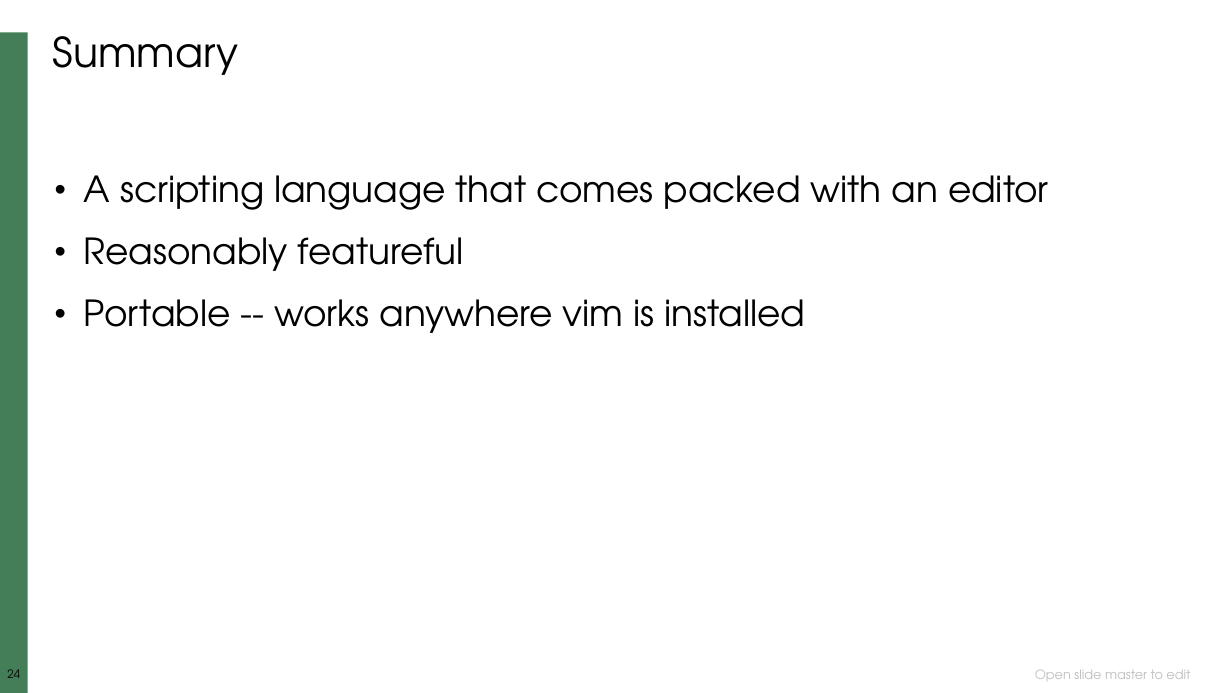
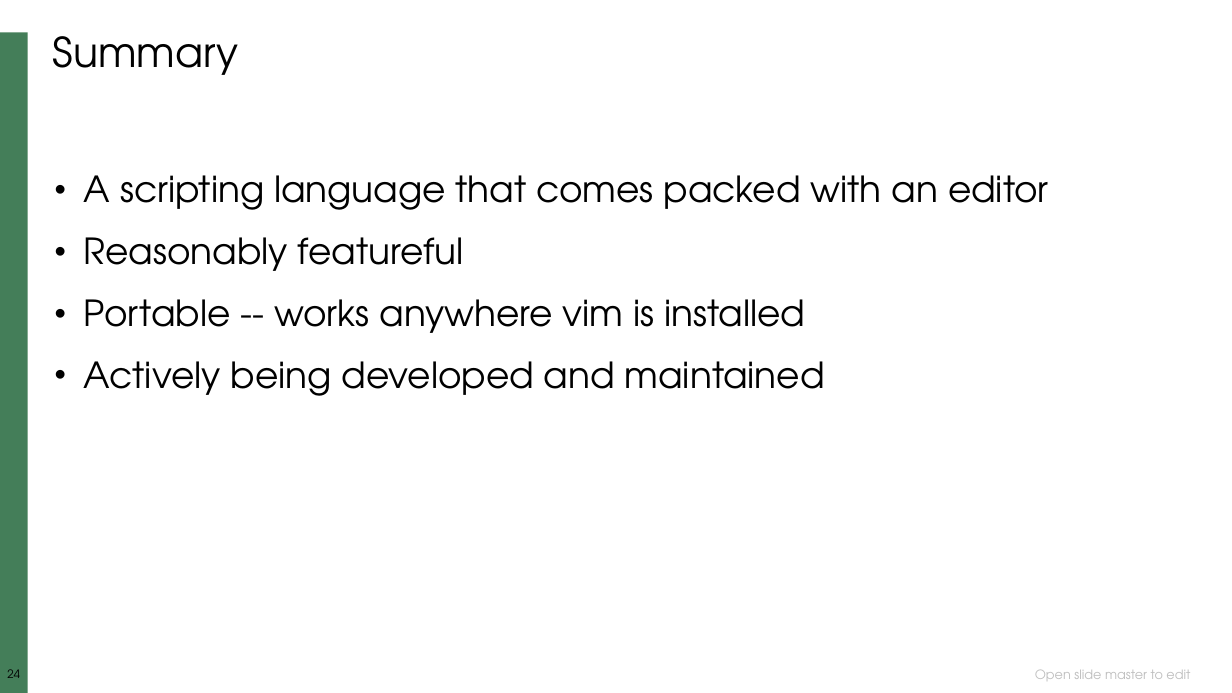
Before and after one commit to ketancmaheshwari/vim, a slide deck: slide 24 of vimscriptpres.pptx. Drawn at 1232x693 pixels with LibreOffice and Linux fonts; fonts in the diff are those of the drawing; background and template pictures are left out. Boxes give left, top, right and bottom in pixels: in the first picture for what was removed or moved away, otherwise in the second. Text is boxed around its words. In the diff, an @@ line names an element or a change of style, - is before the commit and + after.

```diff
--- a/vimscriptpres.pptx
+++ b/vimscriptpres.pptx
@@ text at bbox=[84, 361, 825, 396]: paragraph added @@
+• Actively being developed and maintained
```
Also in this commit, not shown: 2 other slides changed, 2 other files.
